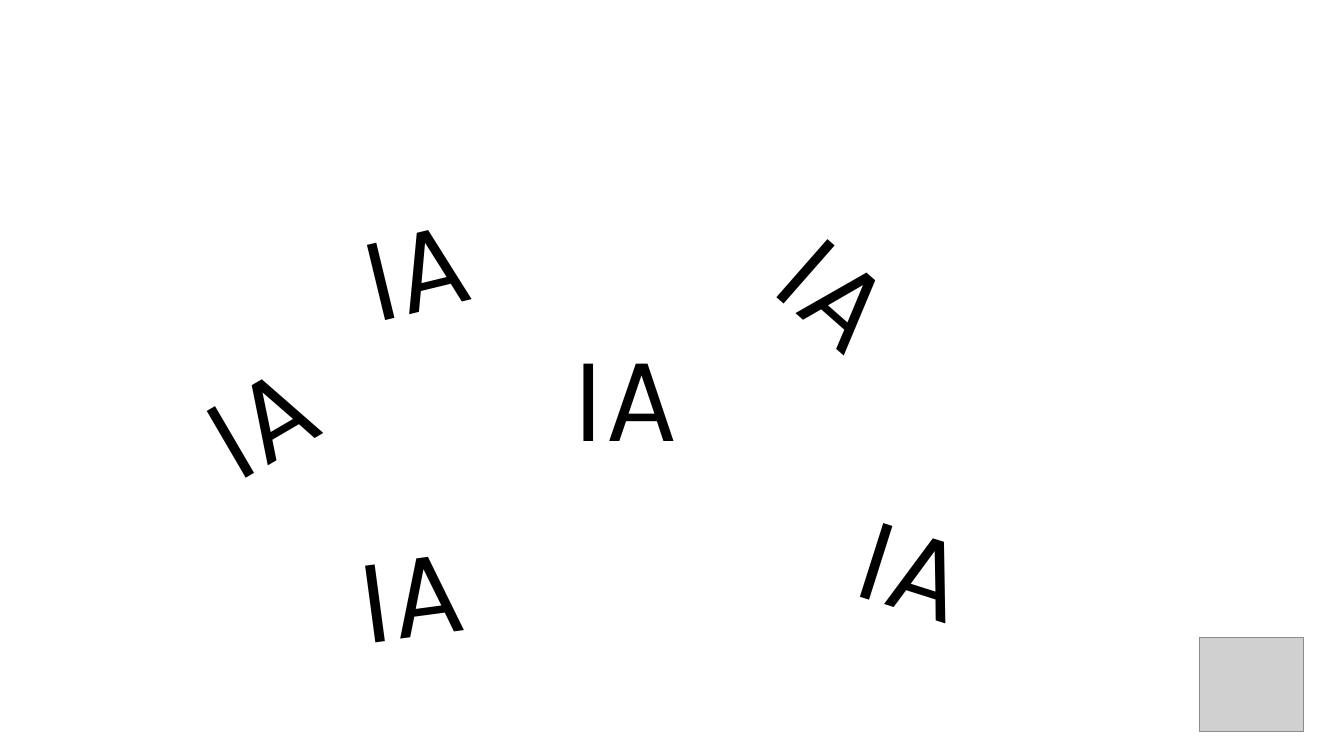
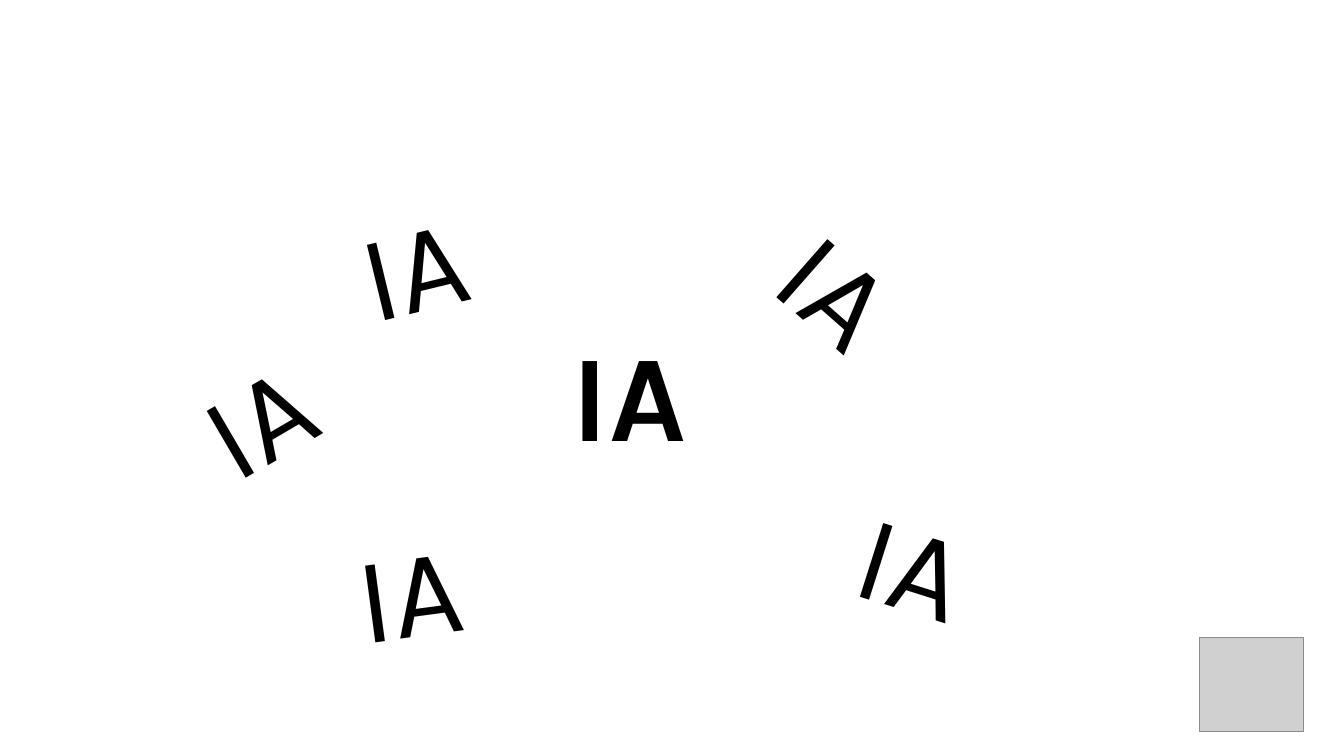
Before and after one commit to AISC-Madrid/workshop-materials, a slide deck: slide 2 of Neural Networks/Slides.pptx. Drawn at 1344x756 pixels with LibreOffice and Linux fonts; fonts in the diff are those of the drawing; grey boxes stand for pictures. Boxes give left, top, right and bottom in pixels: in the first picture for what was removed or moved away, otherwise in the second. Text is boxed around its words. In the diff, an @@ line names an element or a change of style, - is before the commit and + after.

```diff
--- a/Neural Networks/Slides.pptx
+++ b/Neural Networks/Slides.pptx
@@ text "IA" at (572,361,686,441): bold on @@
```
Also in this commit, not shown: 61 other slides changed, 6 slides added, 8 slides removed, 1 other file.
